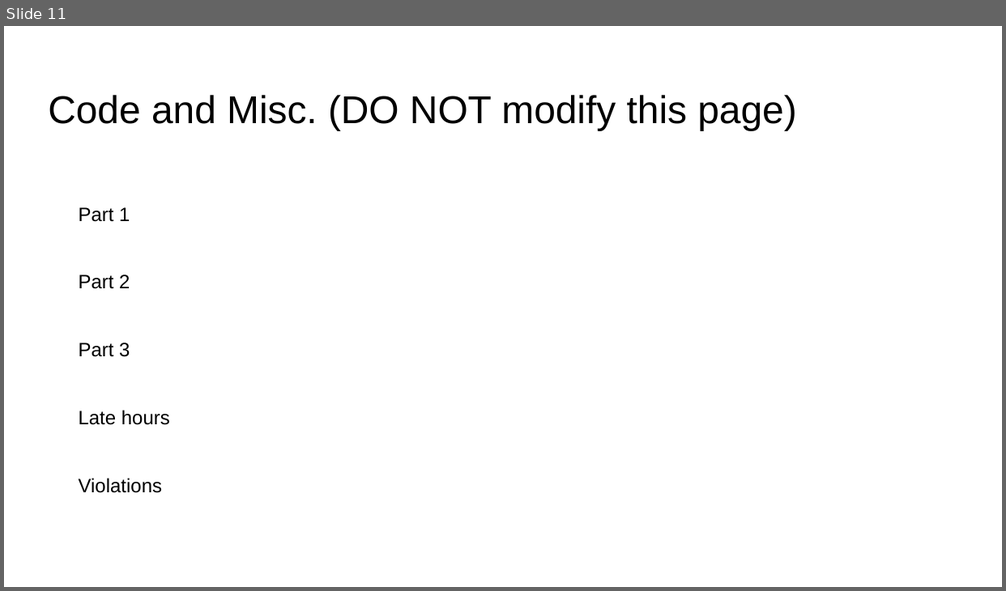
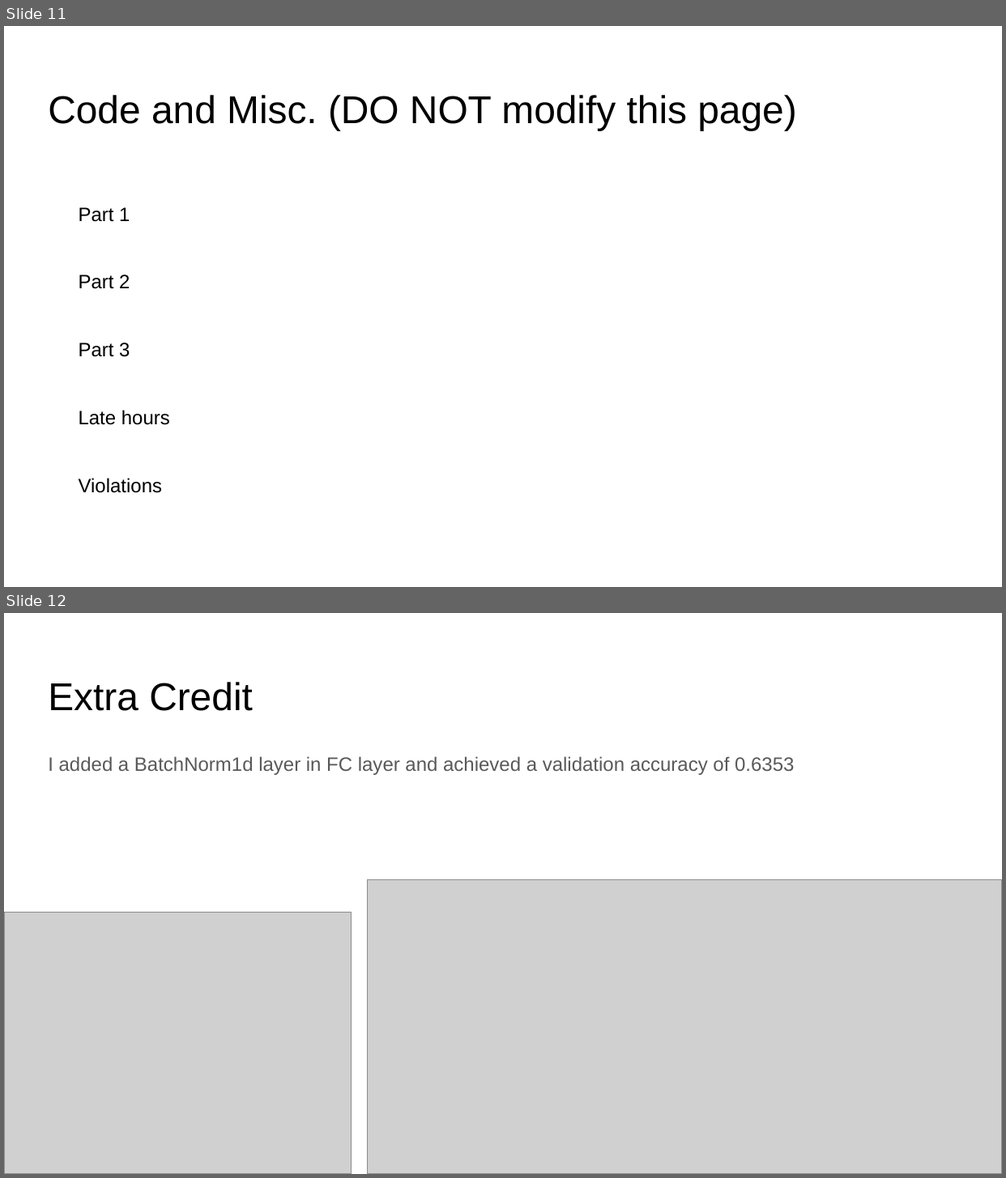
Before and after one commit to jielyugt/scene_recognition_deep, a slide deck: proj6_template.pptx. Shown one above the other, each under a label of ours: slide 11 before the commit, slides 11 and 12 after it. The pictures are 1006x591 and 1006x1178 pixels, drawn with LibreOffice and Linux fonts; fonts in the diff are those of the drawing; grey boxes stand for pictures. Boxes give left, top, right and bottom in pixels: in the first picture for what was removed or moved away, otherwise in the second. Text is boxed around its words. In the diff, an @@ line names an element or a change of style, - is before the commit and + after.

```diff
--- a/proj6_template.pptx
+++ b/proj6_template.pptx
@@ slide 12 added at (4,613,1002,1174), background #FFFFFF @@
@@ title added at (48,682,253,711), 28 pt, text #000000 @@
+Extra Credit
@@ text added at (48,756,794,775), 14 pt, text #595959 @@
+I added a BatchNorm1d layer in FC layer and achieved a validation accuracy of 0.6353
@@ picture added at (367,879,1002,1174) @@
@@ picture added at (4,913,351,1174) @@
```
Also in this commit, not shown: 9 slides changed, 1 slide removed, 15 other files.
